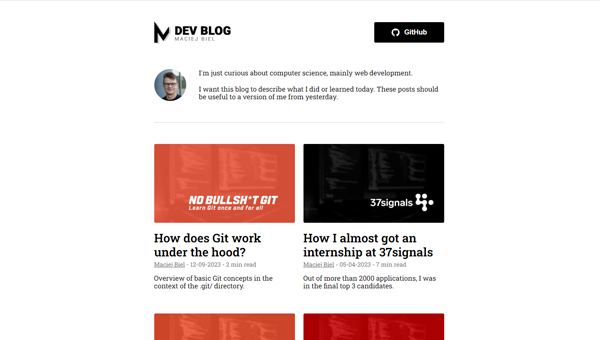
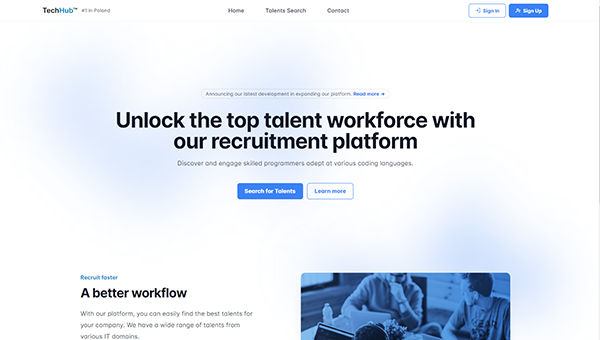
Comparing the layer stacks of the two w=600, h=340 images. Changes:
added layer "home" above "Warstwa 11" over left=0, top=0, right=600, bottom=340
